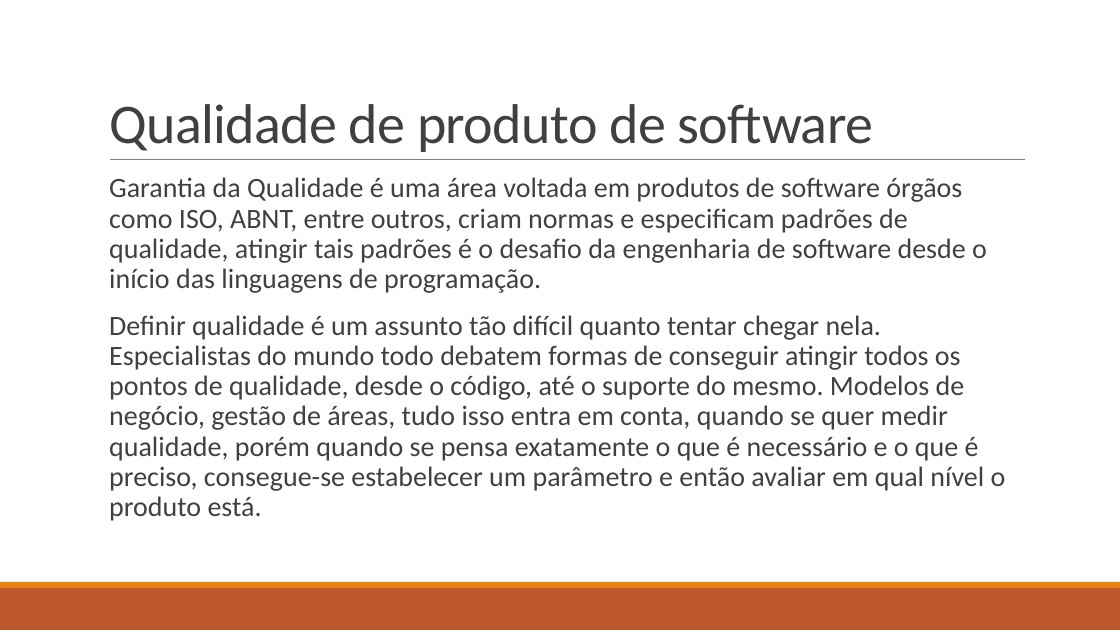
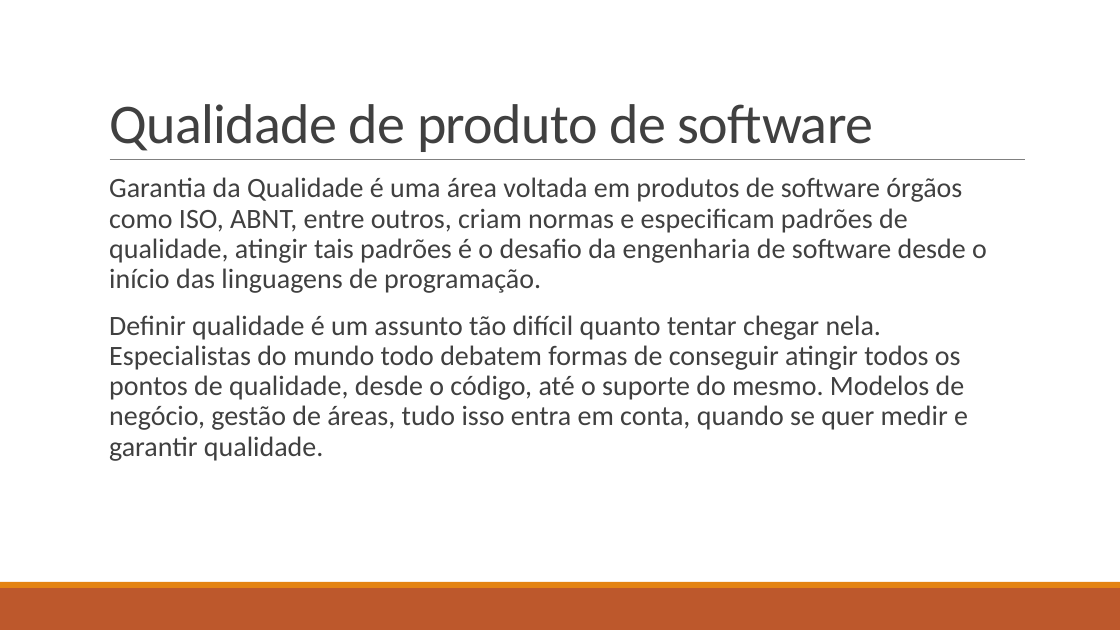
Before and after one commit to vtferrari/TCCGeradorEpub, a slide deck: slide 8 of doc/Test-Driven Development como alternativa de garantia de qualidade.pptx (slide 7 before the commit). Drawn at 1120x630 pixels with LibreOffice and Linux fonts; fonts in the diff are those of the drawing. Boxes give left, top, right and bottom in pixels: in the first picture for what was removed or moved away, otherwise in the second. Text is boxed around its words. In the diff, an @@ line names an element or a change of style, - is before the commit and + after.

```diff
--- a/doc/Test-Driven Development como alternativa de garantia de qualidade.pptx
+++ b/doc/Test-Driven Development como alternativa de garantia de qualidade.pptx
@@ text at (109,315,968,461): text changed @@
-  Definir qualidade é um assunto tão difícil quanto tentar chegar nela. Especialistas do mundo todo debatem formas de conseguir atingir todos os pontos de qualidade, desde o código, até o suporte do mesmo. Modelos de negócio, gestão de áreas, tudo isso entra em conta, quando se quer medir qualidade, porém quando se pensa exatamente o que é necessário e o que é preciso, consegue-se estabelecer um parâmetro e então avaliar em qual nível o produto está.
+  Definir qualidade é um assunto tão difícil quanto tentar chegar nela. Especialistas do mundo todo debatem formas de conseguir atingir todos os pontos de qualidade, desde o código, até o suporte do mesmo. Modelos de negócio, gestão de áreas, tudo isso entra em conta, quando se quer medir e garantir qualidade.
```
Also in this commit, not shown: 16 other slides changed, 17 slides added, 19 slides removed.
